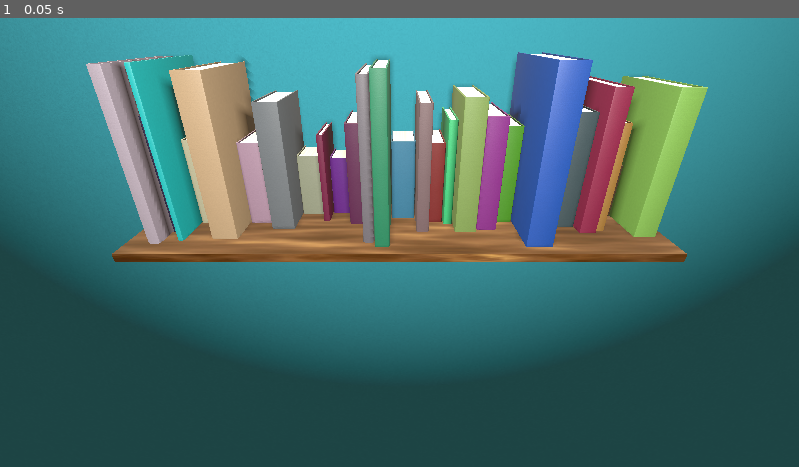
Above: before the commit, frame 1.
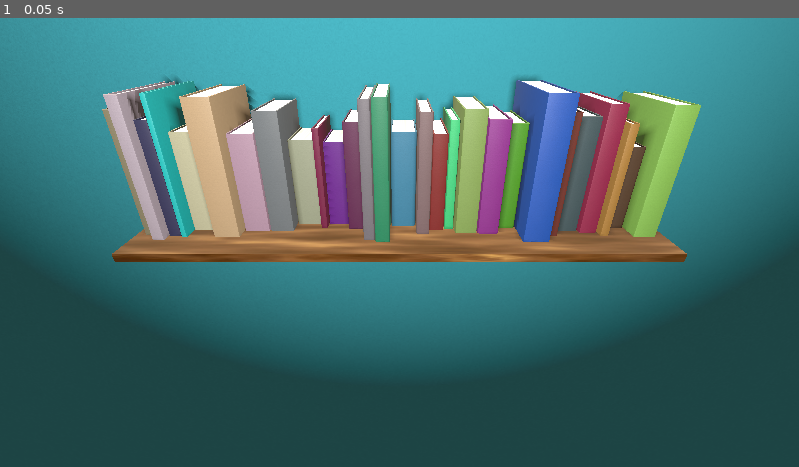
Above: after the commit, the same moment.

Repository: anti-matt-er/LD54-BookStacker
Game: Godot game, scene res://scenes/demo.tscn
Two runs of this game, one before a commit and one after it. Both use one fixed random seed, a clock stepped at 60 frames per second and the inputs below.
Inputs:
- Up to frame 1 (0.05 s): no input

The runs differ from the first frame. In frame 1, 9.7% of the frame differs, in the area x 10-89%, y 7-52%.

Commit message:
Book size, placement & font tweaks

Diff:
--- a/assets/prefabs/decals/spine.tscn
+++ b/assets/prefabs/decals/spine.tscn
@@ -26,10 +26,11 @@
 line_spacing = 0.0
 font = SubResource("SystemFont_faqxm")
 font_size = 36
+outline_size = 4
 
 [node name="Spine" type="HBoxContainer"]
-offset_right = 574.0
-offset_bottom = 62.0
+offset_right = 722.0
+offset_bottom = 192.0
 
 [node name="Top Margin1" type="Control" parent="."]
 custom_minimum_size = Vector2(32, 0)
--- a/scripts/book.gd
+++ b/scripts/book.gd
@@ -4,8 +4,8 @@
 
 const MAX_DIMENSIONS := Vector3(0.05, 0.315, 0.222)
 const MIN_DIMENSIONS := Vector3(0.01, 0.105, 0.074)
-const MIN_RANGE := Vector3(-0.5, -1, -1)
-const MAX_RANGE := Vector3(1.5, 1, 1)
+const MIN_RANGE := Vector3(-0.5, -0.5, -0.5)
+const MAX_RANGE := Vector3(1.5, 0.5, 0.5)
 const WIDTH_VARIANCE := 0.25
 const MAX_MARGIN := 32
 const DPI := 4000
@@ -42,8 +42,8 @@
 	size = Vector3(thickness, height, width)
 	dimensions = Vector3(
 		remap(size.x, MIN_RANGE.x, MAX_RANGE.x, MIN_DIMENSIONS.x, MAX_DIMENSIONS.x),
-		remap(size.y, MIN_RANGE.y, MAX_RANGE.y, MIN_DIMENSIONS.y, MAX_DIMENSIONS.y),
-		remap(size.z, MIN_RANGE.z, MAX_RANGE.z, MIN_DIMENSIONS.z, MAX_DIMENSIONS.z)
+		remap(size.y, -1.0, 1.0, MIN_DIMENSIONS.y, MAX_DIMENSIONS.y),
+		remap(size.z, -1.0, 1.0, MIN_DIMENSIONS.z, MAX_DIMENSIONS.z)
 	)
 
 	modify_mesh()
--- a/scripts/shelf.gd
+++ b/scripts/shelf.gd
@@ -3,6 +3,7 @@
 
 const BOOK_PREFAB := preload("res://assets/prefabs/book.tscn")
 const MARGIN := 0.002
+const DISTANCE_FROM_WALL := 0.02
 
 @onready var length: float = mesh.size.x
 @onready var remaining_length := length
@@ -24,7 +25,7 @@
 
 
 func stack_until_full() -> void:
-	while remaining_length > Book.MAX_DIMENSIONS.x:
+	while remaining_length > Book.MAX_DIMENSIONS.x + MARGIN:
 		stack_new_book()
 
 	for book in books:
@@ -42,6 +43,6 @@
 	book.position = Vector3(
 		(length + book.dimensions.x - 2 * remaining_length + MARGIN) / 2,
 		(book.dimensions.y + mesh.size.y) / 2,
-		-mesh.size.z / 2 + book.dimensions.z / 2 + MARGIN
+		-mesh.size.z / 2 + book.dimensions.z / 2 + DISTANCE_FROM_WALL
 	)
 	remaining_length -= book.dimensions.x + MARGIN
